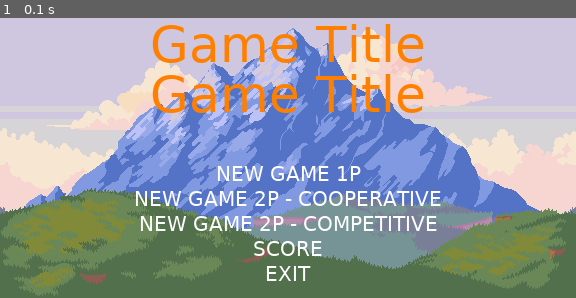
Above: before the commit, frame 1.
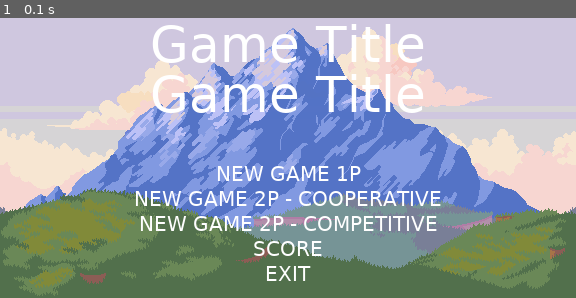
Above: after the commit, the same moment.

Repository: Mateus-Sagach/pygameProject
Game: pygame game, started from main.py
Two runs of this game, one before a commit and one after it. Both use one fixed random seed, a clock stepped at 60 frames per second and the inputs below.
Inputs:
- Up to frame 1 (0.1 s): no input

The runs differ from the first frame. In frame 1, 4.1% of the frame differs, in the area x 26-74%, y 2-34%.

Commit message:
Changing menu

Diff:
--- a/code/Menu.py
+++ b/code/Menu.py
@@ -18,8 +18,8 @@
         pygame.mixer_music.play(-1)  # parametro -1 faz a musica tocar infinitamente
         while True:
             self.window.blit(source=self.surf, dest=self.rect)  # primeiro desenha o background depois desenha o texto
-            self.menu_text(50, GAME_TITLE, COLOR_ORANGE, ((WIN_WIDTH / 2), 70))
-            self.menu_text(50, GAME_TITLE, COLOR_ORANGE, ((WIN_WIDTH / 2), 120))
+            self.menu_text(50, GAME_TITLE, COLOR_WHITE, ((WIN_WIDTH / 2), 70))
+            self.menu_text(50, GAME_TITLE, COLOR_WHITE, ((WIN_WIDTH / 2), 120))
             for i in range(len(MENU_OPTION)):
                 self.menu_text(20, MENU_OPTION[i], COLOR_WHITE, ((WIN_WIDTH / 2), 200 + 25 * i))
 
